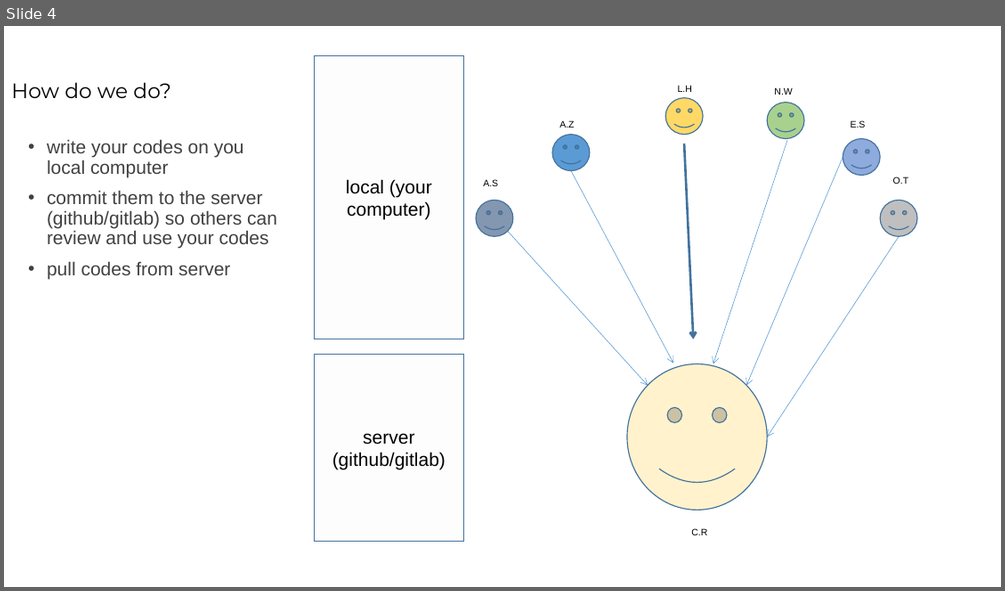
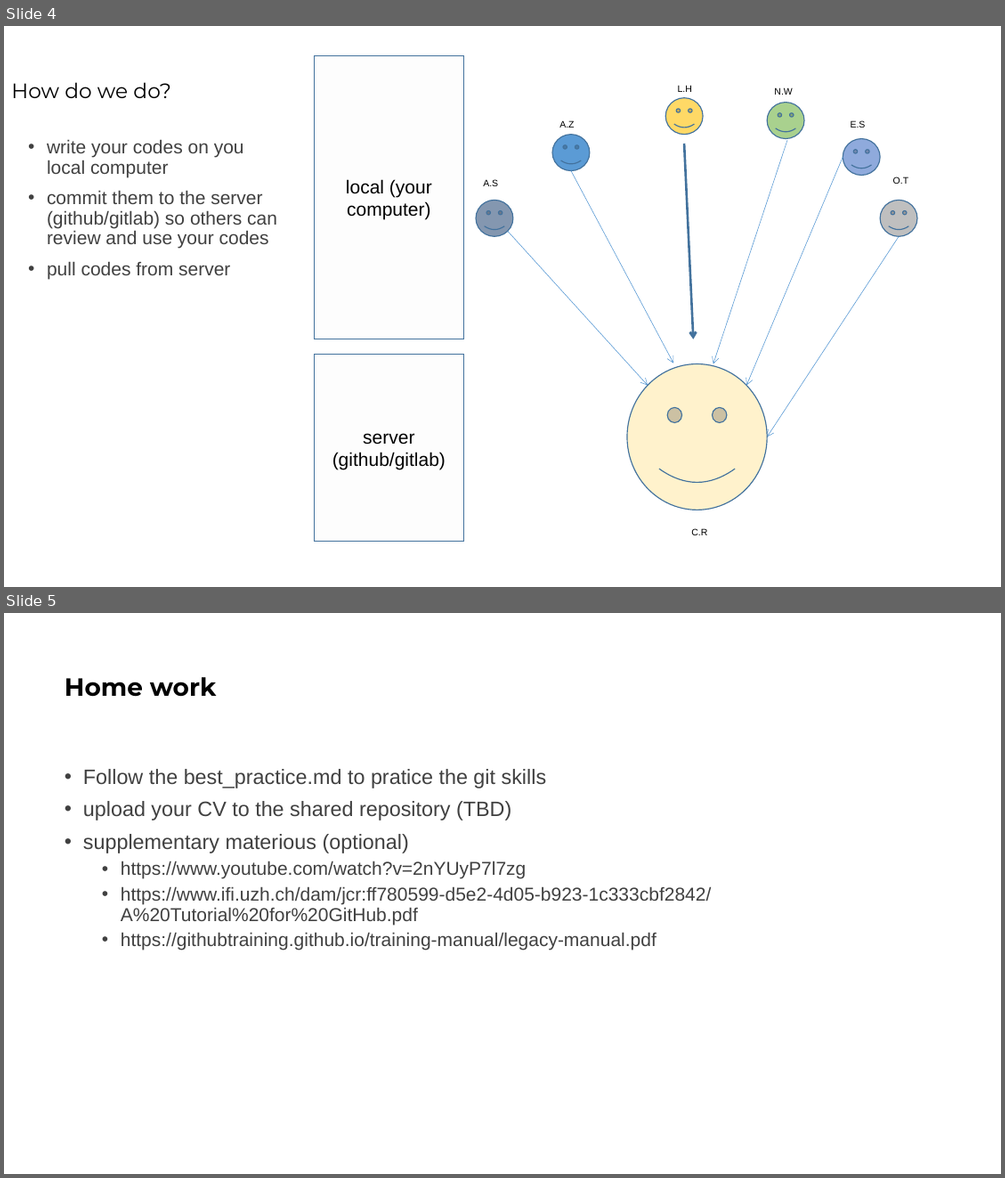
Before and after one commit to zhqingit/CodingForKids, a slide deck: 1_github/Practice on git.pptx. Shown one above the other, each under a label of ours: slide 4 before the commit, slides 4 and 5 after it. The pictures are 1005x591 and 1005x1178 pixels, drawn with LibreOffice and Linux fonts; fonts in the diff are those of the drawing. Boxes give left, top, right and bottom in pixels: in the first picture for what was removed or moved away, otherwise in the second. Text is boxed around its words. In the diff, an @@ line names an element or a change of style, - is before the commit and + after.

Commit message:
add home work

```diff
--- a/1_github/Practice on git.pptx
+++ b/1_github/Practice on git.pptx
@@ slide 5 added at bbox=[4, 613, 1001, 1174], background #FFFFFF @@
@@ title added at bbox=[65, 677, 217, 697], 24 pt, text #000000, bold @@
+Home work
@@ text added at bbox=[83, 769, 711, 950], 18 pt, text #404040 @@
+• Follow the best_practice.md to pratice the git skills
+• upload your CV to the shared repository (TBD)
+• supplementary materious (optional)
+  • https://www.youtube.com/watch?v=2nYUyP7l7zg
+  • https://www.ifi.uzh.ch/dam/jcr:ff780599-d5e2-4d05-b923-1c333cbf2842/A%20Tutorial%20for%20GitHub.pdf
+  • https://githubtraining.github.io/training-manual/legacy-manual.pdf
```
